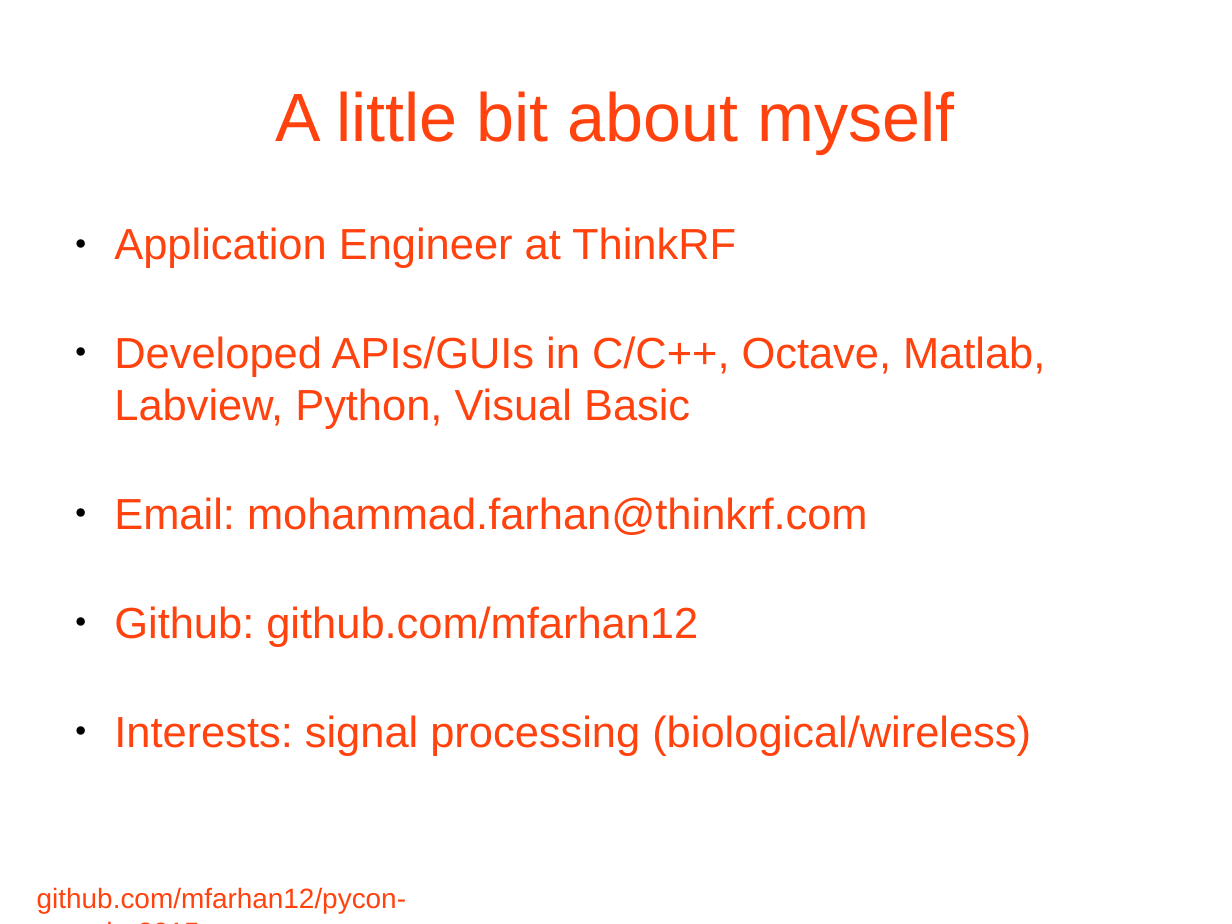
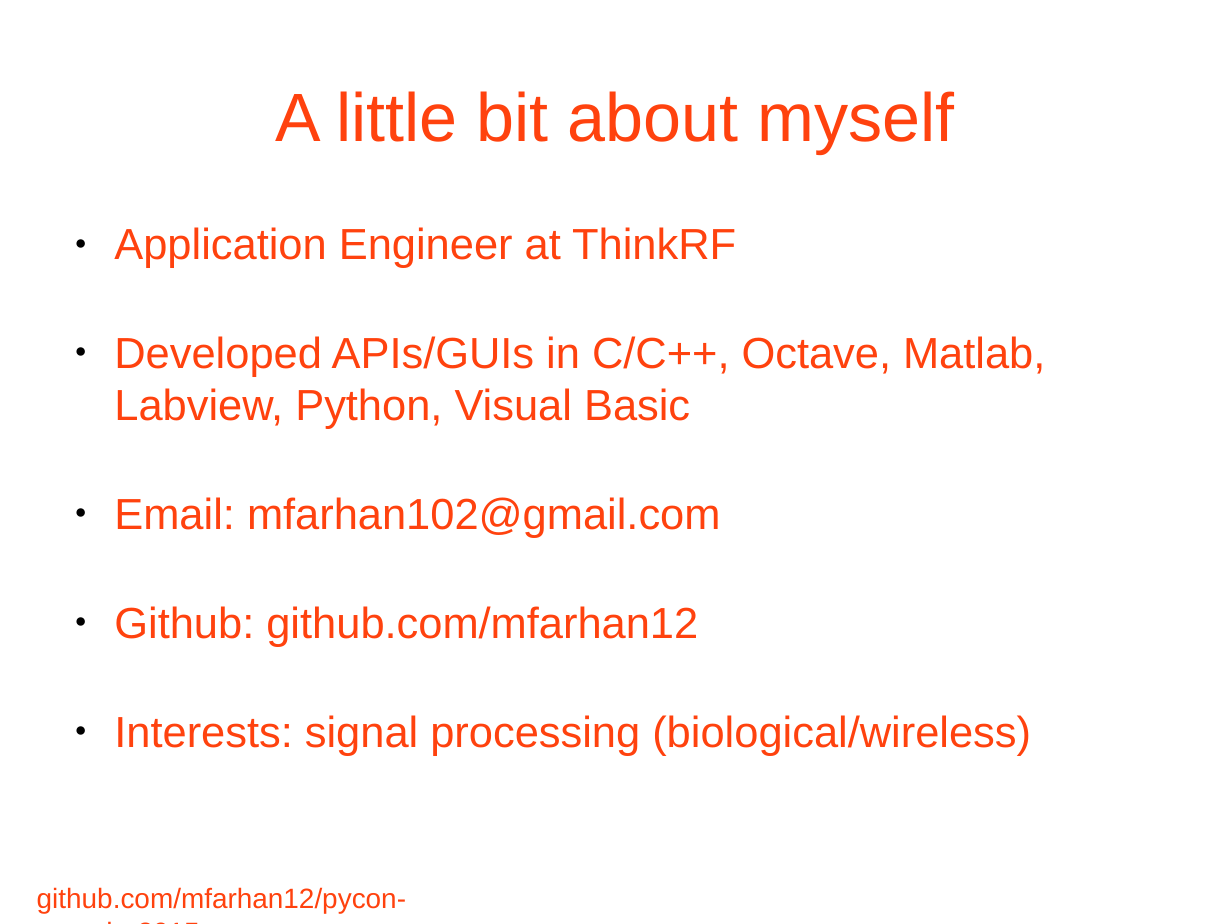
Before and after one commit to mfarhan12/pycon-canada-2015, a slide deck: slide 2 of Pycon2105.odp. Drawn at 1232x924 pixels with LibreOffice and Linux fonts; fonts in the diff are those of the drawing; background and template pictures are left out. Boxes give left, top, right and bottom in pixels: in the first picture for what was removed or moved away, otherwise in the second. Text is boxed around its words. In the diff, an @@ line names an element or a change of style, - is before the commit and + after.

```diff
--- a/Pycon2105.odp
+++ b/Pycon2105.odp
@@ text at (114,497,721,538): text changed @@
-● Email: mohammad.farhan@thinkrf.com
+● Email: mfarhan102@gmail.com
```
Also in this commit, not shown: 3 other slides changed, 1 other file.
